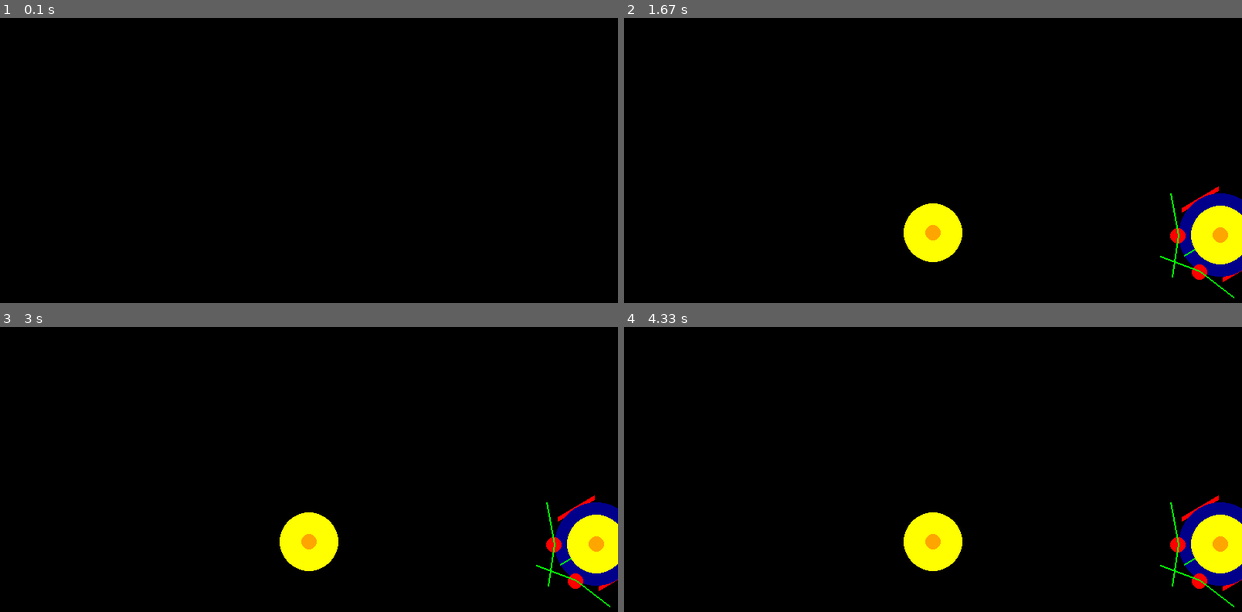
Above: before the commit, frames 1-4 (two rows, left to right).
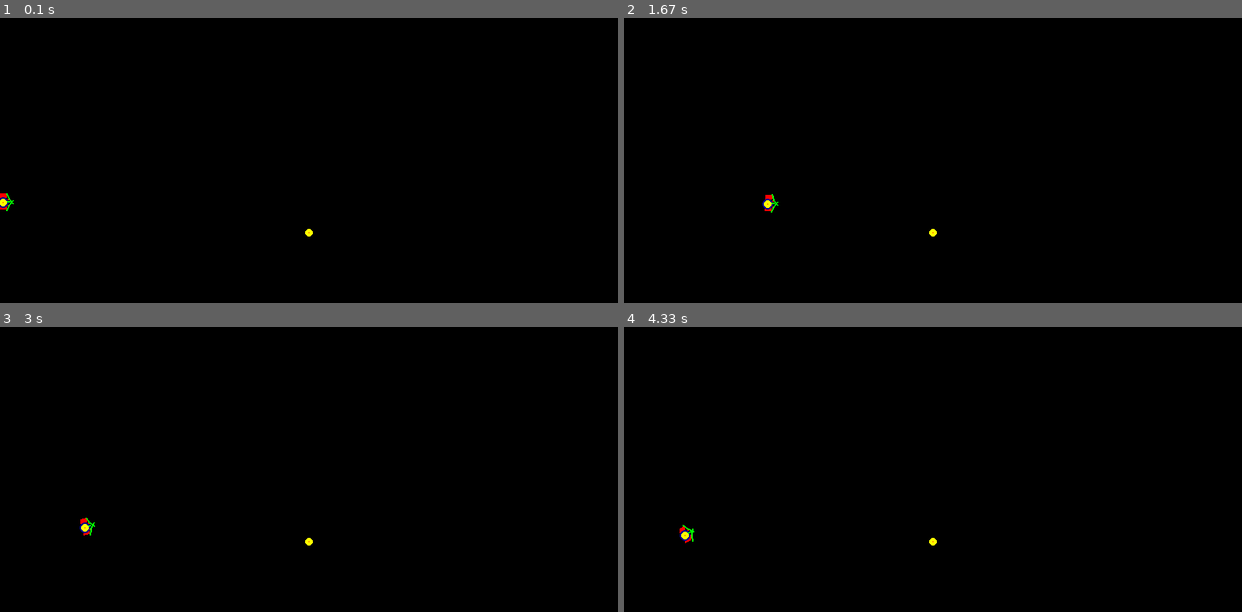
Above: after the commit, the same moments.

Repository: zzzh8260/AS
Game: pygame game, started from lab_files/lab1_braitenberg/lab1.py
Same seed, same stepped clock (60 frames per second), same inputs: the game is played once before the commit and once after it.
Inputs:
- Up to frame 1 (0.1 s): no input
- Up to frame 2 (1.67 s): tap Space at 0.33, 1.57 s; tap Enter at 0.67 s; hold Up from 1.5 s (still down)
- Up to frame 3 (3 s): tap Space at 1.87 s; release Up at 1.97 s
- Up to frame 4 (4.33 s): hold Down 3.07-3.37 s; tap Space at 3.13, 3.9 s; hold Up 3.83-4.2 s

The runs differ from the first frame. In frame 1, 0.1% of the frame differs, in the area x 0-51%, y 61-77%; in frame 2, 4.5%, in the area x 22-100%, y 59-99%; in frame 3, 4.5%; in frame 4, 4.5%.

Commit message:
establish experiment

Diff:
--- a/lab_files/lab1_braitenberg/controllers.py
+++ b/lab_files/lab1_braitenberg/controllers.py
@@ -37,3 +37,94 @@
 
     # return motor speed commands to robot's controller
     return [left_speed_command, right_speed_command], None
+
+
+'''
+    Homeostatic Braitenberg Controller
+    This controller implements Synaptic Homeostasis (Bias Adaptation).
+    It adjusts the bias dynamically to maintain a target firing rate (motor speed).
+
+    Rule: delta_bias = learning_rate * (target_rate - current_output) * dt
+
+    state[0]: current bias for left motor
+    state[1]: current bias for right motor
+'''
+
+
+def homeostatic_braitenberg(dt, inputs, params, state=[]) -> List[float]:
+    ######################################################################
+    # Fix for nested list bug
+    if len(state) == 1 and isinstance(state[0], list):
+        state = state[0]
+    ######################################################################
+
+    # Unpack extra parameters (appended after the standard 6 params)
+    # params structure: [w_ll, w_rl, b_l_init, w_lr, w_rr, b_r_init, target_rate, learning_rate]
+    target_rate = params[6]
+    learning_rate = params[7]
+
+    # Unpack new Lesion params (with defaults to prevent crashes if params list is short)
+    enable_lesion = params[8] if len(params) > 8 else 0
+    lesion_start_time = params[9] if len(params) > 9 else 100
+    lesion_factor = params[10] if len(params) > 10 else 0.5
+    ambient_light = params[11] if len(params) > 11 else 0.0
+
+    # Initialize state (biases) if it's the first step
+    # We use the initial biases defined in params.yaml as the starting point
+    # Initialize state: [bias_l, bias_r, current_time]
+    if not state:
+        state = [params[2], params[5], 0.0]
+    elif len(state) == 2:
+        state.append(0.0)
+
+    current_bias_l = state[0]
+    current_bias_r = state[1]
+    current_time = state[2]
+
+    # --- 实验逻辑：处理传感器输入 ---
+    processed_inputs = list(inputs)  # 复制一份输入
+
+    # 1. 施加环境光干扰 (Experiment 5)
+    # 在所有光照传感器读数上叠加环境光
+    if ambient_light > 0:
+        processed_inputs[4] += ambient_light
+        processed_inputs[5] += ambient_light
+
+    # 如果开启了损伤实验 且 时间到达触发点
+    if enable_lesion == 1 and current_time > lesion_start_time:
+        # 模拟损伤：所有光照传感器读数减半
+        # inputs[4] 和 inputs[5] 是传感器读数
+        processed_inputs[4] *= lesion_factor
+        processed_inputs[5] *= lesion_factor
+        # 可选：打印一次提示 (仅在变化瞬间)
+        if abs(current_time - lesion_start_time) < dt:
+            print(f"[Experiment] Lesion Triggered at t={current_time:.1f}s! Factor: {lesion_factor}.")
+    ### Calculate Motor Outputs (Standard Braitenberg logic but using DYNAMIC bias)
+
+    # Left Motor
+    # Weighted inputs + Dynamic Bias
+    left_sensor_input = (processed_inputs[4] * params[0]) + (processed_inputs[5] * params[1])
+    left_speed_command = left_sensor_input + current_bias_l
+
+    # Right Motor
+    # Weighted inputs + Dynamic Bias
+    right_sensor_input = (processed_inputs[4] * params[3]) + (processed_inputs[5] * params[4])
+    right_speed_command = right_sensor_input + current_bias_r
+
+    ### Apply Homeostatic Plasticity Rule
+    # We want the output (speed) to be close to target_rate.
+    # If speed > target, bias should decrease.
+    # If speed < target, bias should increase.
+
+    delta_b_l = learning_rate * (target_rate - left_speed_command) * dt
+    delta_b_r = learning_rate * (target_rate - right_speed_command) * dt
+
+    new_bias_l = current_bias_l + delta_b_l
+    new_bias_r = current_bias_r + delta_b_r
+
+    # 更新时间
+    new_time = current_time + dt
+
+    # Return commands and the NEW state (updated biases)
+    print(f"L Bias: {new_bias_l:.2f}, Speed: {left_speed_command:.2f}")
+    return [left_speed_command, right_speed_command], [new_bias_l, new_bias_r, new_time]
--- a/lab_files/lab1_braitenberg/lab1.py
+++ b/lab_files/lab1_braitenberg/lab1.py
@@ -19,17 +19,37 @@
     #########################################################################
 
     # read parameters from file
-    with open('params.yaml', 'r') as file:
+    with open('params.yaml', 'r', encoding='utf-8') as file:
         params_dict = yaml.safe_load(file)
 
+    # homeostatic params (Reading new params)
+    enable_homeostasis = True if params_dict.get("enable_homeostasis", 0) == 1 else False
+    target_rate = params_dict.get("target_rate", 2.0)
+    learning_rate = params_dict.get("learning_rate", 0.1)
+    light_brightness = params_dict.get("light_brightness", 2.0)
+
+    # Reading Lesion params (新增部分)
+    enable_lesion = 1 if params_dict.get("enable_lesion", 0) == 1 else 0
+    lesion_start_time = params_dict.get("lesion_start_time", 100)
+
+    lesion_factor = params_dict.get("lesion_factor", 0.5)  # 默认为 0.5 (半损伤)
+    ambient_light = params_dict.get("ambient_light", 0.0)  # 默认为 0 (无干扰
+
     # controller params
-    params = [0] * 6
+    params = [0] * 12
     params[2] = params_dict["b_l"]
     params[5] = params_dict["b_r"]
     params[1] = params_dict["w_rl"]
     params[0] = params_dict["w_ll"]
     params[4] = params_dict["w_rr"]
     params[3] = params_dict["w_lr"]
+    # Append new params to the end of the list so indices 0-5 stay compatible
+    params[6] = target_rate
+    params[7] = learning_rate
+    params[8] = enable_lesion
+    params[9] = lesion_start_time
+    params[10] = lesion_factor
+    params[11] = ambient_light
 
     # simulation params
     n_runs = params_dict["n_runs"]
@@ -51,22 +71,41 @@
     #########################################################################
 
     # set up environmental systems - even if there is only one light source in the environment, we always use a list
-    light_sources = [LightSource(0, 0, 2)]
+    light_sources = [LightSource(0, 0, brightness=light_brightness)]
 
     #########################################################################
     #                           Set up agents                               #
     #########################################################################
 
-    # set up controller
-    generalised_controller = RobotController(inputs_n=5, step_fun=generalised_braitenberg, noisemakers=[], noisemakers_inds=[], params=params)
-
+    # set up controller based on params
+    if enable_homeostasis:
+        print(f"Initializing HOMEOSTATIC controller. Target: {target_rate}, Eta: {learning_rate}| Lesion: {'ON' if enable_lesion else 'OFF'}")
+        # Note: We set state_n=2 because our homeostatic controller needs to store 2 dynamic biases
+        generalised_controller = RobotController(
+            inputs_n=5,
+            step_fun=homeostatic_braitenberg,
+            noisemakers=[],
+            noisemakers_inds=[],
+            params=params,
+            state_n=3,
+            initial_state=[params[2], params[5], 0.0]  # Start with the biases defined in yaml
+        )
+    else:
+        print("Initializing STANDARD Braitenberg controller.")
+        generalised_controller = RobotController(
+            inputs_n=5,
+            step_fun=generalised_braitenberg,
+            noisemakers=[],
+            noisemakers_inds=[],
+            params=params
+        )
     # set parameters for robot sensor morphology (roughly speaking, morphology means the structure and properties of the body)
     field_of_view = 0.9 * math.pi
     left_sensor_angle = np.pi/6
     right_sensor_angle = -np.pi/6
 
     # construct robot, using the controller and parameters specified above
-    robot = new_light_seeking_Robot(x=-5, y=0, theta=0, light_sources=light_sources, controller=generalised_controller, FOV=field_of_view, left_sensor_angle=left_sensor_angle, right_sensor_angle=right_sensor_angle, left_motor_inertia=10, right_motor_inertia=10)
+    robot = new_light_seeking_Robot(x=-50, y=5, theta=0, light_sources=light_sources, controller=generalised_controller, FOV=field_of_view, left_sensor_angle=left_sensor_angle, right_sensor_angle=right_sensor_angle, left_motor_inertia=10, right_motor_inertia=10)
 
     # put robot into list of agents for Simulator - we *always* need this list, even if there is only one agent in it
     agents=[robot]
@@ -80,10 +119,10 @@
     # - or use init_fun2 in conjunction with perturb2
     # - or comment the init_fun lines out and use perturb2 on its own
     # - or see what happens if you comment both of these lines out
-    robot.init_fun = init_fun2 # init_fun2 # use init_fun1 or init_fun2
-    robot.initial_state["init_fun"] = robot.init_fun
-    robot.perturb_fun = perturb2
-    robot.initial_state["perturb_fun"] = robot.perturb_fun
+    # robot.init_fun = init_fun2 # init_fun2 # use init_fun1 or init_fun2
+    # robot.initial_state["init_fun"] = robot.init_fun
+    # robot.perturb_fun = perturb2
+    # robot.initial_state["perturb_fun"] = robot.perturb_fun
 
     # set up a noise source, which will affect the robot's left motor
     motor_disturber = get_motor_noise_disturber(robot, white_noise_on, brown_noise_on, spike_noise_on)
--- a/lab_files/lab1_braitenberg/params.yaml
+++ b/lab_files/lab1_braitenberg/params.yaml
@@ -2,8 +2,8 @@
 b_l: 0
 b_r: 0
 w_ll: 0
-w_rl: 0
-w_lr: 0
+w_rl: 100
+w_lr: 100
 w_rr: 0
 # left motor noise parameters
 white: 0
@@ -11,8 +11,30 @@
 spike: 0
 # simulation parameters
 n_runs: 1
-duration: 200
+duration: 50
 screen_width: 800
 animate: 1
-animation_frame_delay: 10
+animation_frame_delay: 2
 plot_data: 1
+
+# Homeostatic Plasticity Parameters (Phase 1 Experiment)
+enable_homeostasis: 1  # 1 for True (Enable Homeostasis), 0 for False (Standard Braitenberg)
+target_rate: 4      # The desired constant speed (firing rate) for the motors
+learning_rate: 0.1     # How fast the bias adapts (eta)
+
+# Environment Parameters (Phase 2 Experiment)
+light_brightness: 100.0  # 目标光强 (实验时可改为 0.5 或 10.0)
+
+# Lesion Experiment Parameters (Phase 3)
+enable_lesion: 1       # 1: 开启传感器损伤模拟, 0: 关闭 (Phase 1 & 2)
+lesion_start_time: 10 # 损伤发生的仿真时间点
+
+# Experiment 4: Sensory Deprivation (Blackout)
+# 将 enable_lesion 设为 1 开启此实验
+# 将 lesion_factor 设为 0.0 代表完全剥夺 (Blackout/Blindness)
+# 将 lesion_factor 设为 0.5 代表半损伤 (之前的 Phase 3)
+lesion_factor: 0.0
+
+# Experiment 5: Ambient Light Interference (The Fog)
+# 给所有传感器增加一个恒定的底噪背景值
+ambient_light: 0.0     # 设为 5.0 或 10.0 来开启高环境光实验
